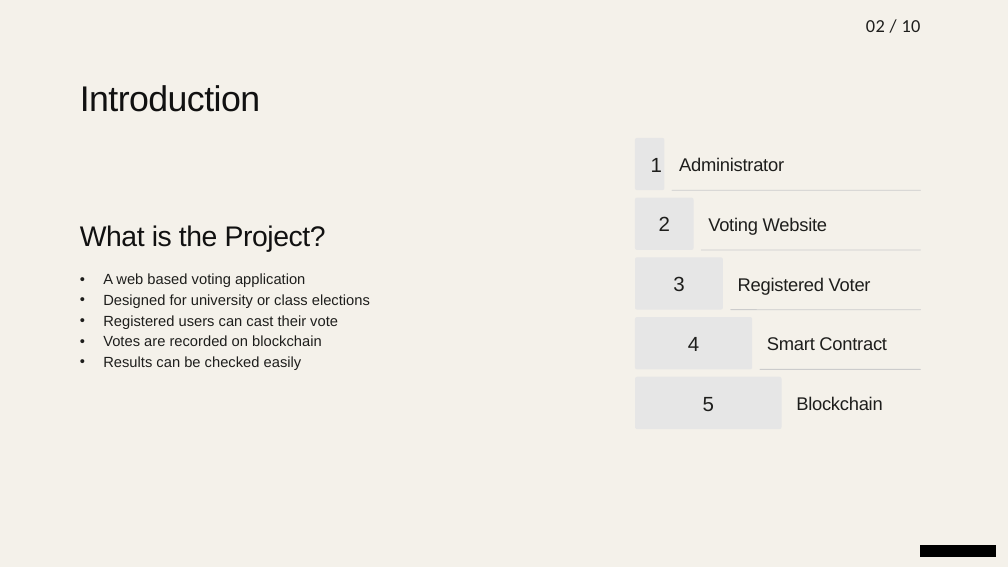
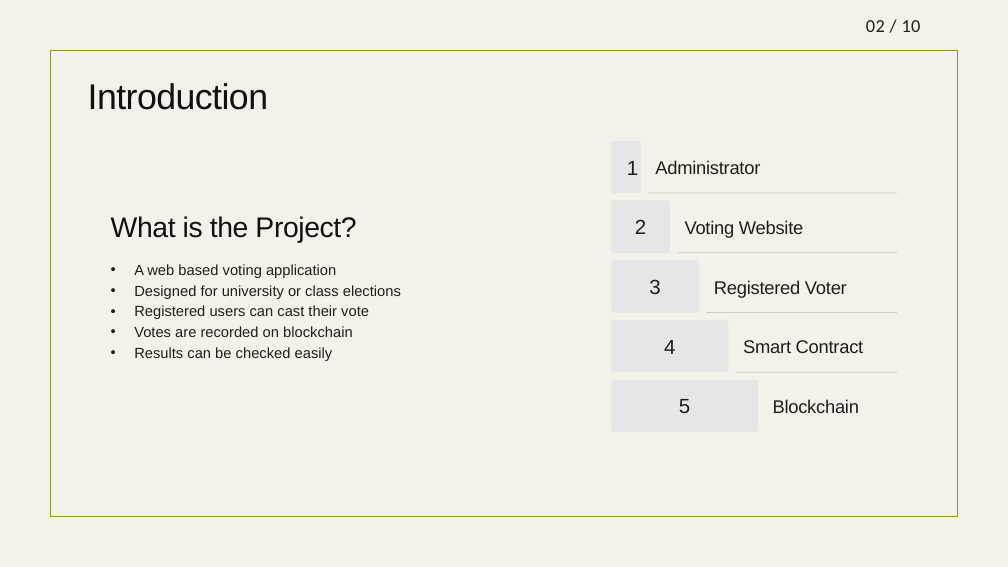
Before and after one commit to Sharaiz333/Blockchain-project_E-Voting-System, a slide deck: slide 2 of Documentation/Blockchain-Based-Voting-System.pptx. Drawn at 1008x567 pixels with LibreOffice and Linux fonts; fonts in the diff are those of the drawing; background and template pictures are left out. Boxes give left, top, right and bottom in pixels: in the first picture for what was removed or moved away, otherwise in the second. Text is boxed around its words. In the diff, an @@ line names an element or a change of style, - is before the commit and + after.

```diff
--- a/Documentation/Blockchain-Based-Voting-System.pptx
+++ b/Documentation/Blockchain-Based-Voting-System.pptx
@@ rectangle added at [50,51,957,517], outline #83992A 1.25 pt @@
@@ text "Introduction": place and size @@
-text "Introduction" at [80,85,260,112]
+text "Introduction" at [88,83,268,110]
@@ text "What is the Project?": place and size @@
-text "What is the Project?" at [80,225,326,252]
+text "What is the Project?" at [111,216,356,242]
@@ text "A web based voting application": place and size @@
-text "A web based voting application" at [103,273,370,370]
+text "A web based voting application" at [134,264,401,361]
@@ 10 texts, 9 rounded rectangles: place and size @@
-10 texts, 9 rounded rectangles at [635,138,921,429]
+10 texts, 9 rounded rectangles at [612,141,898,432]
@@ rectangle removed at [921,545,996,557] @@
```
Also in this commit, not shown: 9 other slides changed, 1 slide added.
